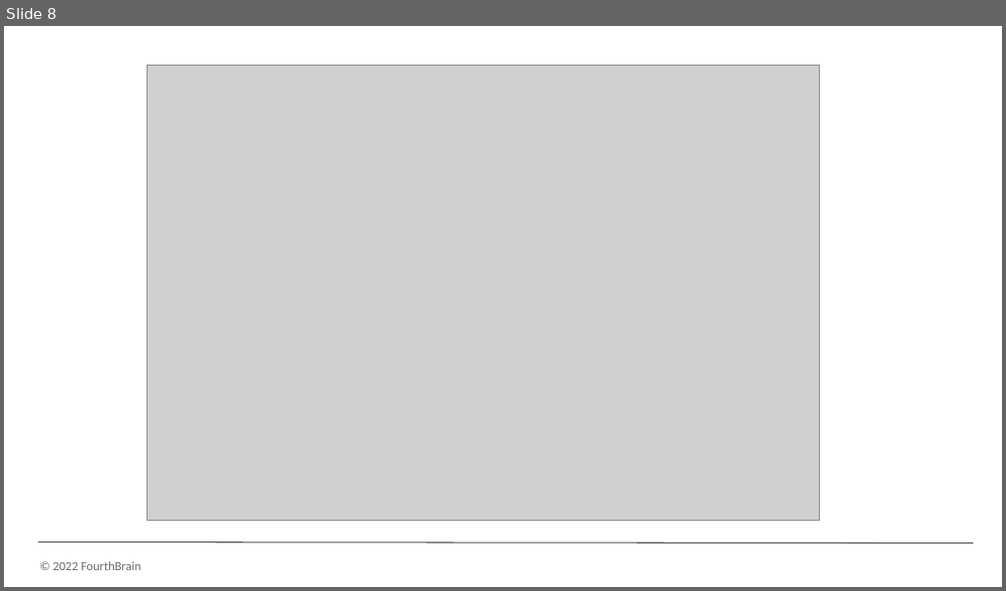
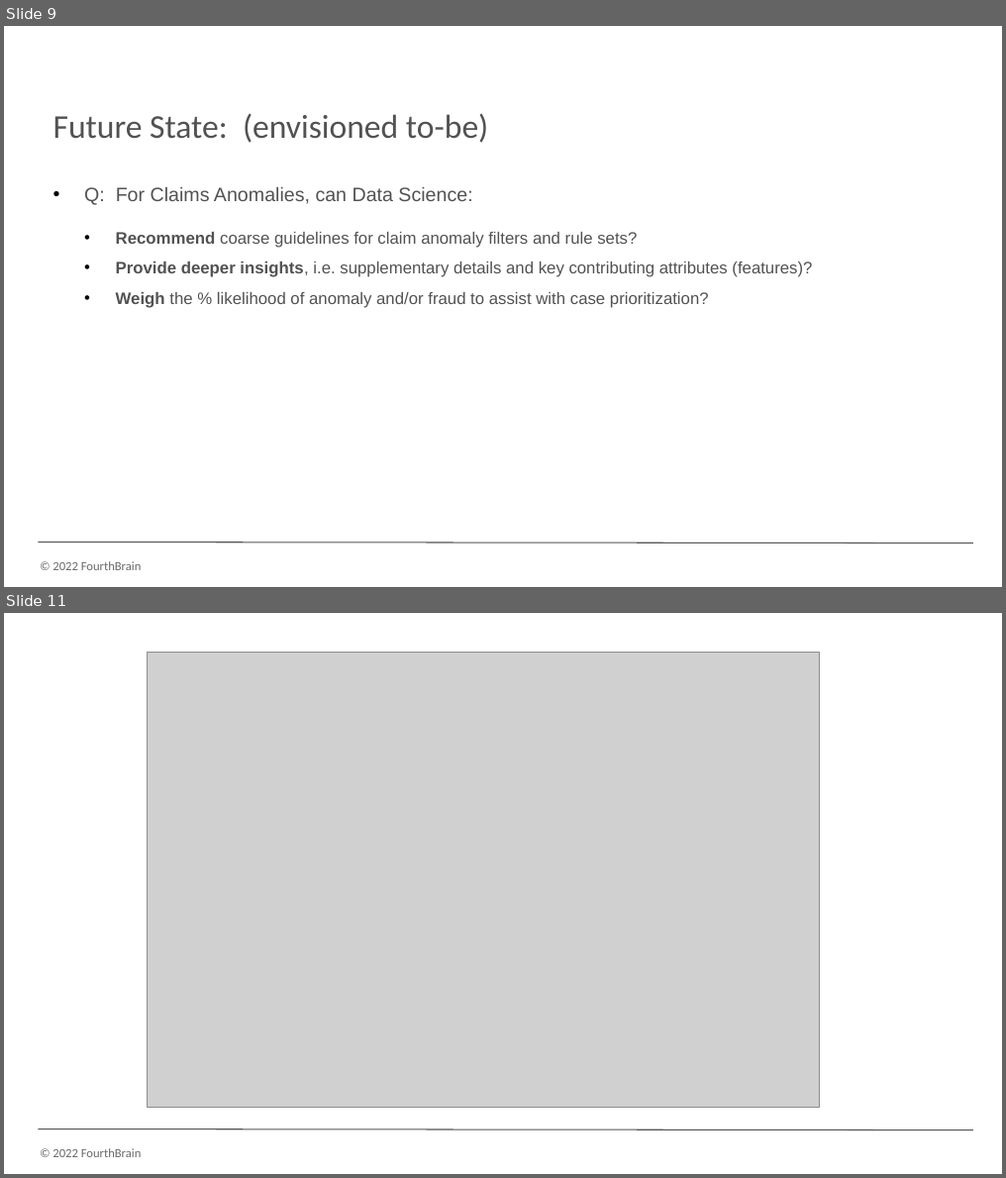
Before and after one commit to monika0603/MLE10-Capstone-Project, a slide deck: docs/presentation/CapstonePreso_HealthcareAnomaly.pptx. Shown one above the other, each under a label of ours: slide 8 before the commit, slides 9 and 11 after it; the slides between them are not shown. The pictures are 1006x591 and 1006x1178 pixels, drawn with LibreOffice and Linux fonts; fonts in the diff are those of the drawing; grey boxes stand for pictures; background and template pictures are left out. Boxes give left, top, right and bottom in pixels: in the first picture for what was removed or moved away, otherwise in the second. Text is boxed around its words. In the diff, an @@ line names an element or a change of style, - is before the commit and + after.

```diff
--- a/docs/presentation/CapstonePreso_HealthcareAnomaly.pptx
+++ b/docs/presentation/CapstonePreso_HealthcareAnomaly.pptx
@@ slide 9 added at <box>4,26,1002,587</box>, background #FFFFFF; not listed: 2 template elements that a slide beside it also shows @@
@@ text added at <box>54,113,812,308</box>, 12 pt, text #525252 @@
+    Future State: (envisioned to-be)
+• Q: For Claims Anomalies, can Data Science:
+• Recommend coarse guidelines for claim anomaly filters and rule sets?
+• Provide deeper insights, i.e. supplementary details and key contributing attributes (features)?
+• Weigh the % likelihood of anomaly and/or fraud to assist with case prioritization?
@@ what was slide 8 is now slide 11 @@
```
Also in this commit, not shown: 12 slides changed, 2 other slides added.
